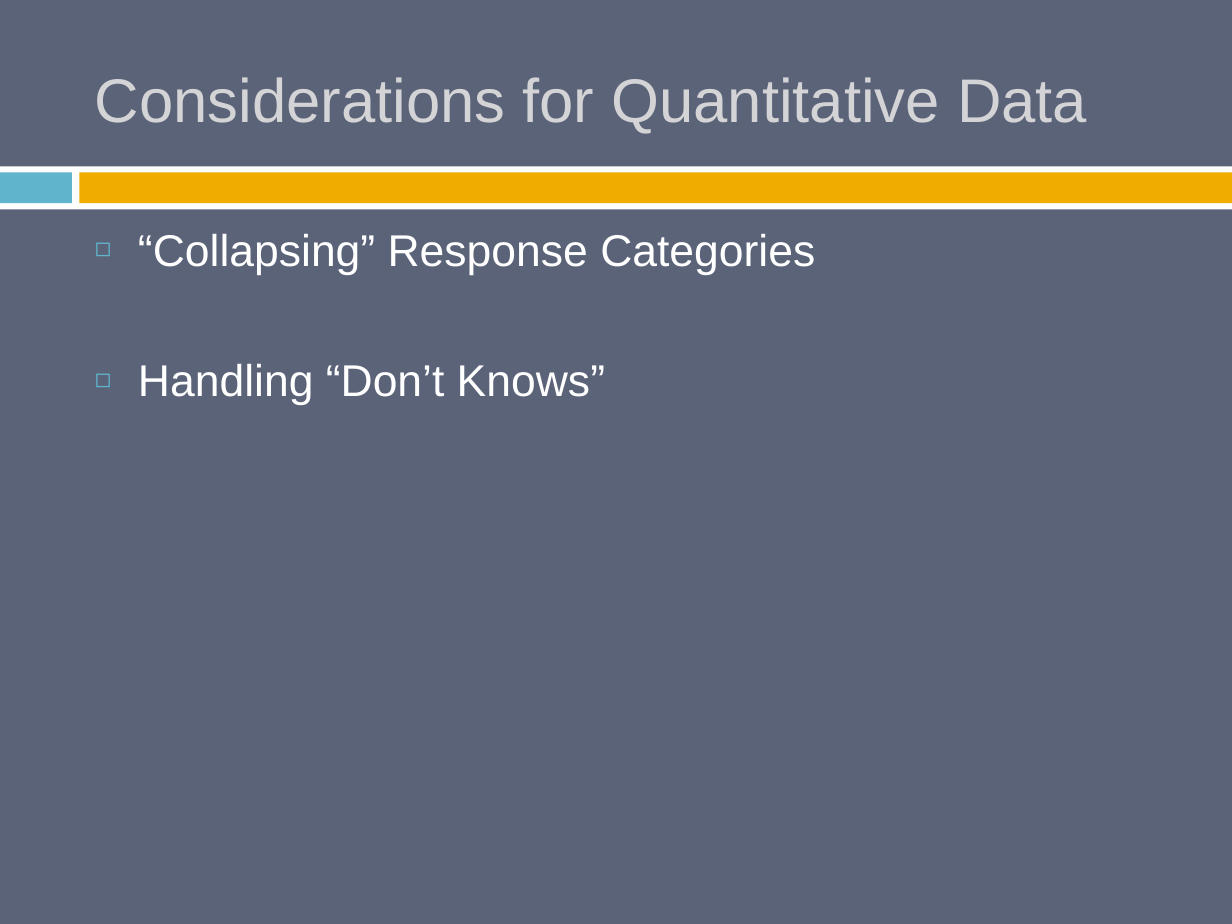
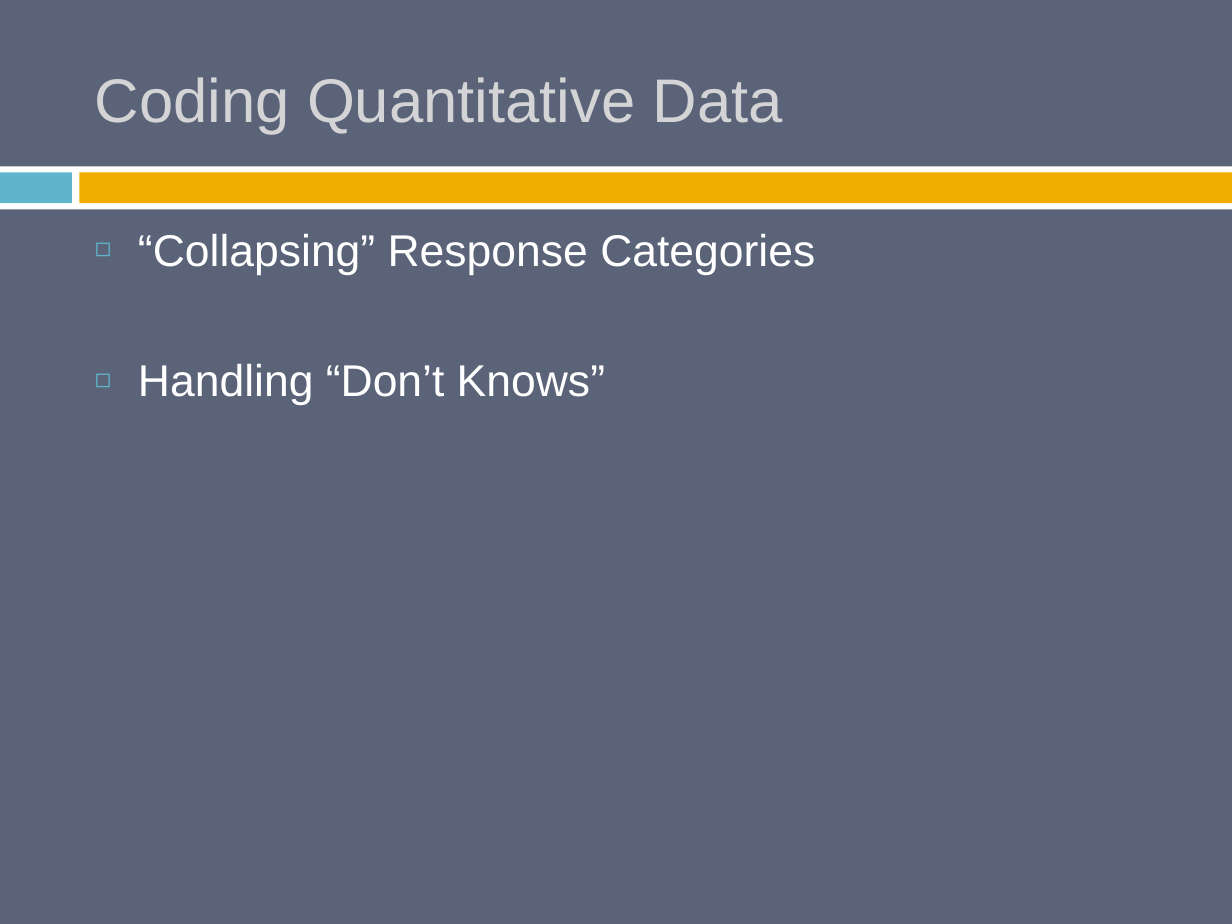
Before and after one commit to burrelvannjr/methods_csuf, a slide deck: slide 10 of ppts/old/Babbie_7e_PPT_ch_14.pptx (slide 21 before the commit). Drawn at 1232x924 pixels with LibreOffice and Linux fonts; fonts in the diff are those of the drawing. Boxes give left, top, right and bottom in pixels: in the first picture for what was removed or moved away, otherwise in the second. Text is boxed around its words. In the diff, an @@ line names an element or a change of style, - is before the commit and + after.

```diff
--- a/ppts/old/Babbie_7e_PPT_ch_14.pptx
+++ b/ppts/old/Babbie_7e_PPT_ch_14.pptx
@@ title at [95,77,783,133]: text changed @@
-Considerations for Quantitative Data
+Coding Quantitative Data
```
Also in this commit, not shown: 25 other slides changed, 4 slides added, 31 other files.
